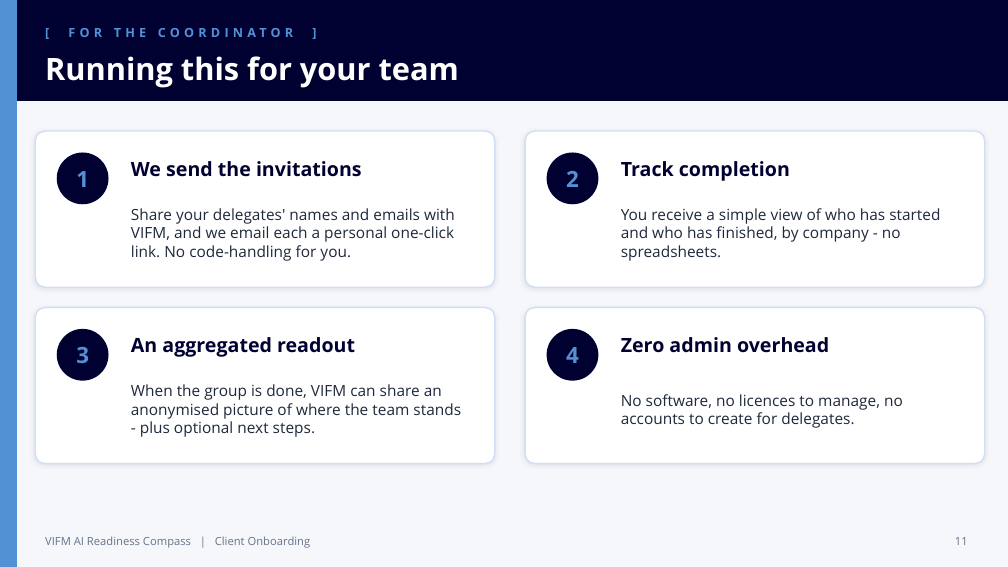
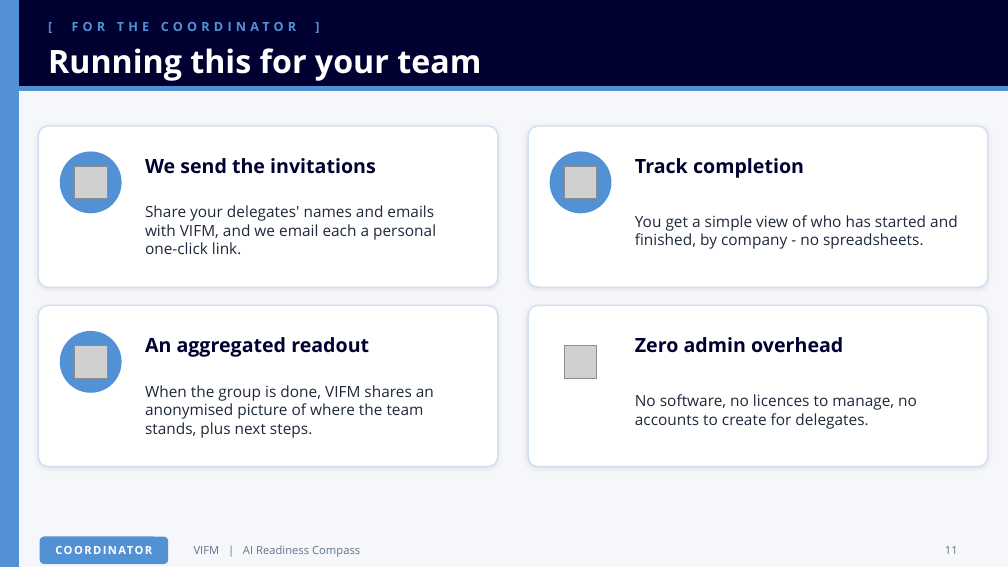
Before and after one commit to AimanSadeq/vifm-assessment-center, a slide deck: slide 11 of VIFM-ARC-Client-Onboarding.pptx. Drawn at 1008x567 pixels with LibreOffice and Linux fonts; fonts in the diff are those of the drawing; grey boxes stand for pictures. Boxes give left, top, right and bottom in pixels: in the first picture for what was removed or moved away, otherwise in the second. Text is boxed around its words. In the diff, an @@ line names an element or a change of style, - is before the commit and + after.

```diff
--- a/VIFM-ARC-Client-Onboarding.pptx
+++ b/VIFM-ARC-Client-Onboarding.pptx
@@ rectangle: place and size @@
-rectangle at (0,0,1008,101)
+rectangle at (0,0,1008,87)
@@ text "[ FOR THE COORDINATOR ]": place and size @@
-text "[ FOR THE COORDINATOR ]" at (68,28,293,37)
+text "[ FOR THE COORDINATOR ]" at (72,22,296,31)
@@ text "Running this for your team" at (48,48,481,81): size 22 to 23 pt @@
@@ rectangle added at (0,87,1008,91), fill #5391D5, outline #5391D5 1 pt @@
@@ rounded rectangle: place and size @@
-rounded rectangle at (35,131,495,287)
+rounded rectangle at (38,126,498,287)
@@ text "We send the invitations": place and size @@
-text "We send the invitations" at (131,161,362,177)
+text "We send the invitations" at (145,158,376,174)
@@ proportions changed in 4 elements at (38,305,498,467), (528,305,988,467), (38,126,498,287), (528,126,988,287) @@
@@ rounded rectangle: place and size @@
-rounded rectangle at (525,131,985,287)
+rounded rectangle at (528,126,988,287)
@@ text "Track completion": place and size @@
-text "Track completion" at (621,161,790,181)
+text "Track completion" at (635,158,804,178)
@@ ellipse: place and size @@
-ellipse at (57,153,108,204)
+ellipse at (60,152,121,213)
@@ picture added at (75,166,107,199) @@
@@ text removed at (76,171,89,187) @@
-1
@@ ellipse: place and size @@
-ellipse at (547,153,598,204)
+ellipse at (550,152,611,213)
@@ picture added at (564,166,597,199) @@
@@ text removed at (566,171,579,187) @@
-2
@@ text at (145,205,436,254): text changed @@
-Share your delegates' names and emails with VIFM, and we email each a personal one-click link. No code-handling for you.
+Share your delegates' names and emails with VIFM, and we email each a personal one-click link.
@@ text at (635,215,957,249): text changed @@
-You receive a simple view of who has started and who has finished, by company - no spreadsheets.
+You get a simple view of who has started and finished, by company - no spreadsheets.
@@ text "An aggregated readout": place and size @@
-text "An aggregated readout" at (131,337,355,357)
+text "An aggregated readout" at (145,337,369,357)
@@ text "Zero admin overhead": place and size @@
-text "Zero admin overhead" at (621,337,829,353)
+text "Zero admin overhead" at (635,337,843,353)
@@ fill #010131 to #5391D5; outline #010131 1 pt to #5391D5 1 pt in 3 elements at (550,152,611,213), (60,152,121,213), (60,332,121,392) @@
@@ ellipse: place and size @@
-ellipse at (57,330,108,380)
+ellipse at (60,332,121,392)
@@ picture added at (75,346,107,378) @@
@@ text removed at (76,347,89,363) @@
-3
@@ ellipse: place and size @@
-ellipse at (547,330,598,380)
+ellipse at (550,332,611,392)
@@ ellipse at (550,332,611,392): fill #010131 to #FFFFFF; outline #010131 1 pt to #FFFFFF 1 pt @@
@@ picture added at (564,346,597,378) @@
@@ text removed at (566,347,579,363) @@
-4
@@ text at (145,385,434,438): text changed @@
-When the group is done, VIFM can share an anonymised picture of where the team stands - plus optional next steps.
+When the group is done, VIFM shares an anonymised picture of where the team stands, plus next steps.
@@ text "No software, no licences to ...": place and size @@
-text "No software, no licences to ..." at (621,394,903,428)
+text "No software, no licences to ..." at (635,394,917,429)
@@ rounded rectangle added at (40,537,167,563), fill #5391D5, outline #5391D5 1 pt @@
@@ text added at (40,537,167,563), 8 pt, text #FFFFFF, bold @@
+COORDINATOR
@@ text "11": place and size @@
-text "11" at (955,537,968,545)
+text "11" at (945,546,958,554)
@@ text at (194,546,360,557): text changed @@
-VIFM AI Readiness Compass | Client Onboarding
+VIFM | AI Readiness Compass
```
Also in this commit, not shown: 13 other slides changed, 24 other files.
